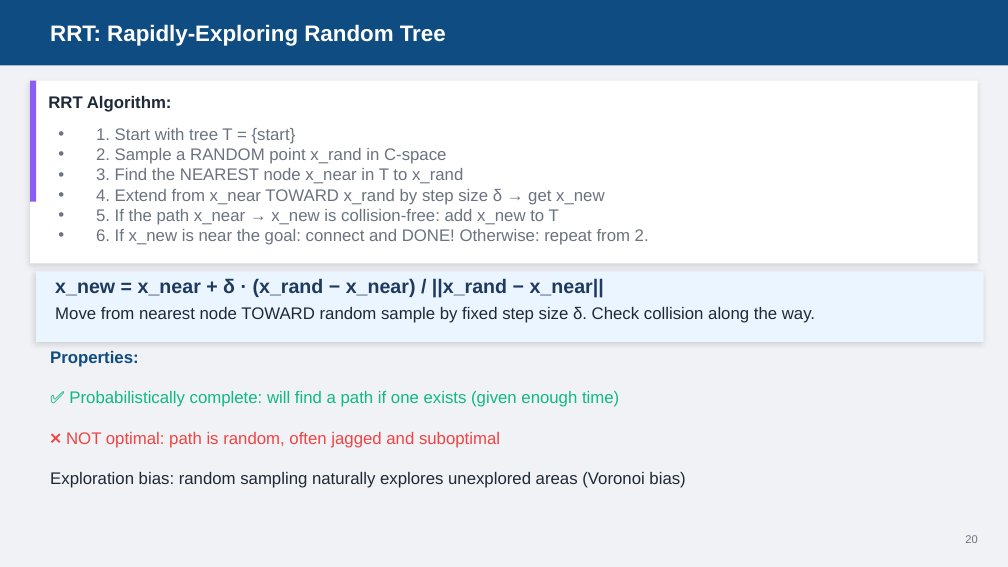
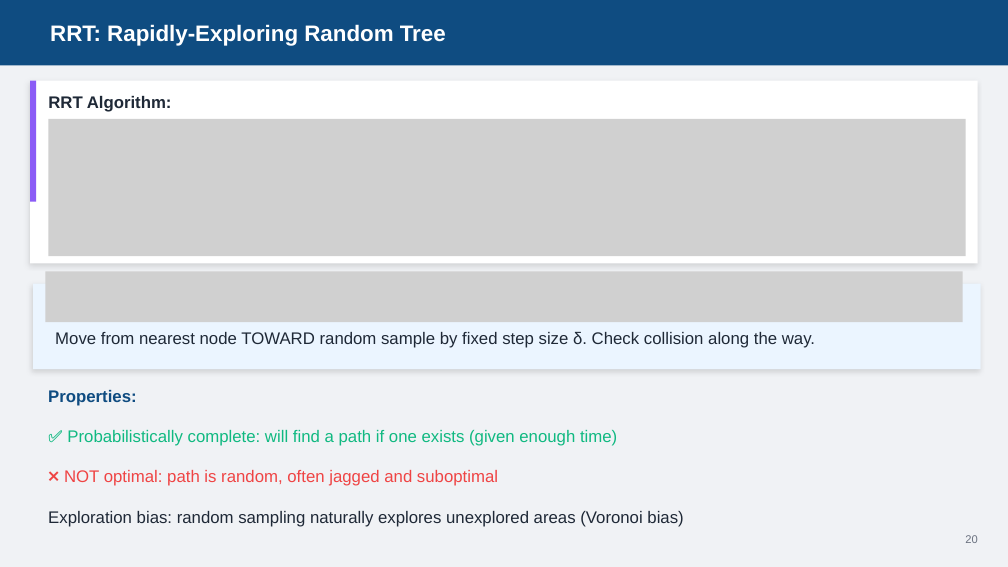
Before and after one commit to AbbadiAhmad/mobile_robots_course, a slide deck: slide 20 of Slides/Mod09/MOD009-Planning.pptx. Drawn at 1008x567 pixels with LibreOffice and Linux fonts; fonts in the diff are those of the drawing; grey boxes stand for pictures. Boxes give left, top, right and bottom in pixels: in the first picture for what was removed or moved away, otherwise in the second. Text is boxed around its words. In the diff, an @@ line names an element or a change of style, - is before the commit and + after.

```diff
--- a/Slides/Mod09/MOD009-Planning.pptx
+++ b/Slides/Mod09/MOD009-Planning.pptx
@@ picture added at [48, 119, 966, 256] @@
@@ text removed at [96, 128, 649, 245] @@
-• 1. Start with tree T = {start}
-• 2. Sample a RANDOM point x_rand in C-space
-• 3. Find the NEAREST node x_near in T to x_rand
-• 4. Extend from x_near TOWARD x_rand by step size δ → get x_new
-• 5. If the path x_near → x_new is collision-free: add x_new to T
-• 6. If x_new is near the goal: connect and DONE! Otherwise: repeat from 2.
@@ rectangle: place and size @@
-rectangle at [36, 271, 984, 342]
+rectangle at [33, 283, 981, 369]
@@ picture added at [45, 271, 963, 323] @@
@@ text removed at [55, 278, 604, 298] @@
-x_new = x_near + δ · (x_rand − x_near) / ||x_rand − x_near||
@@ text "Move from nearest node TOWARD ...": place and size @@
-text "Move from nearest node TOWARD ..." at [55, 307, 815, 323]
+text "Move from nearest node TOWARD ..." at [55, 332, 815, 348]
@@ text "Properties:": place and size @@
-text "Properties:" at [50, 351, 685, 488]
+text "Properties:" at [48, 390, 683, 527]
```
Also in this commit, not shown: 13 other slides changed, 3 other files.
